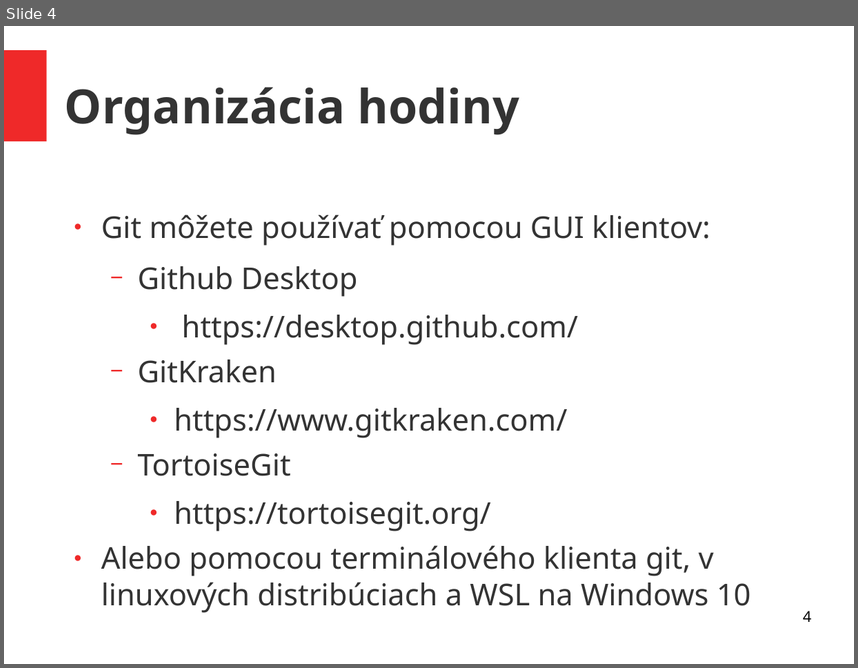
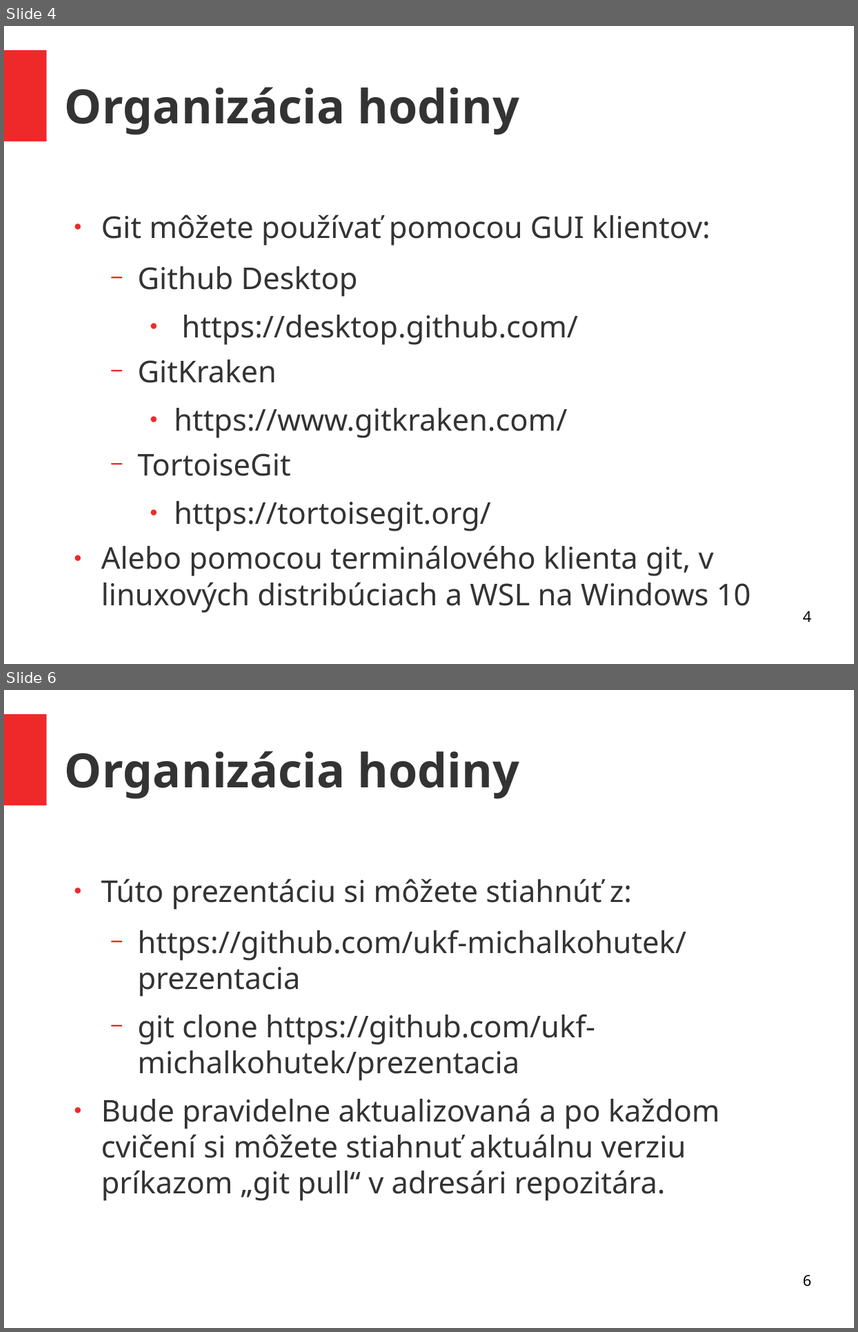
Before and after one commit to ukf-michalkohutek/prezentacia, a slide deck: seminar2.odp. Shown one above the other, each under a label of ours: slide 4 before the commit, slides 4 and 6 after it; the slides between them are not shown. The pictures are 858x668 and 858x1332 pixels, drawn with LibreOffice and Linux fonts; fonts in the diff are those of the drawing. Boxes give left, top, right and bottom in pixels: in the first picture for what was removed or moved away, otherwise in the second. Text is boxed around its words. In the diff, an @@ line names an element or a change of style, - is before the commit and + after.

Commit message:
Pridana prezentacia na prvu hodinu - organizacia studia

```diff
--- a/seminar2.odp
+++ b/seminar2.odp
@@ slide 6 added at box(4, 690, 854, 1328), background #FFFFFF; not listed: 1 template element that a slide beside it also shows @@
@@ title added at box(65, 751, 519, 799), 44 pt, text #333333, bold @@
+Organizácia hodiny
@@ text added at box(101, 878, 720, 1201), 28 pt, text #333333 @@
+● Túto prezentáciu si môžete stiahnúť z:
+  − https://github.com/ukf-michalkohutek/prezentacia
+  − git clone https://github.com/ukf-michalkohutek/prezentacia
+● Bude pravidelne aktualizovaná a po každom cvičení si môžete stiahnuť aktuálnu verziu príkazom „git pull“ v adresári repozitára.
@@ page number added at box(803, 1274, 811, 1286), 14 pt, text #000000 @@
+6
```
Also in this commit, not shown: 1 other slide added.
